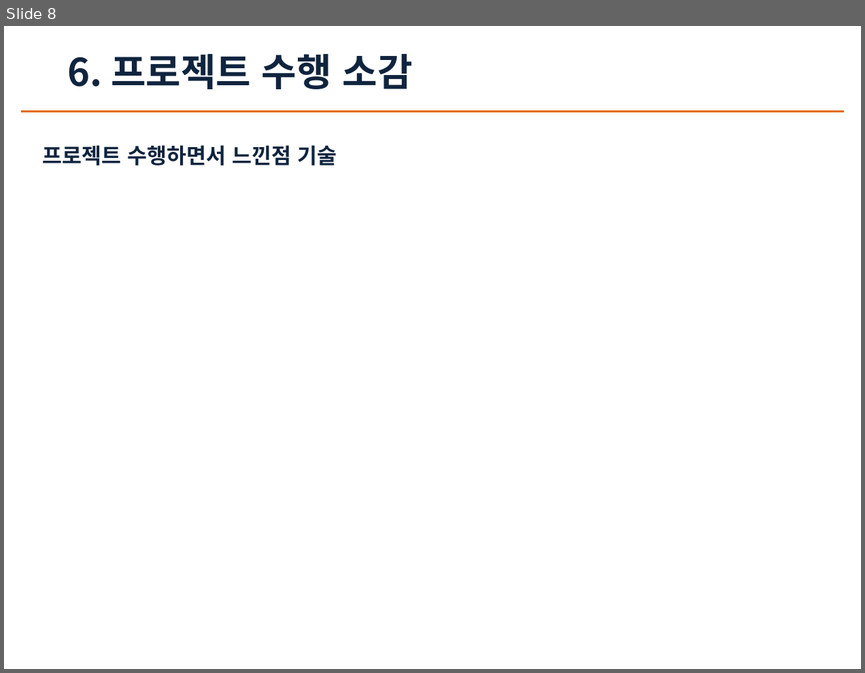
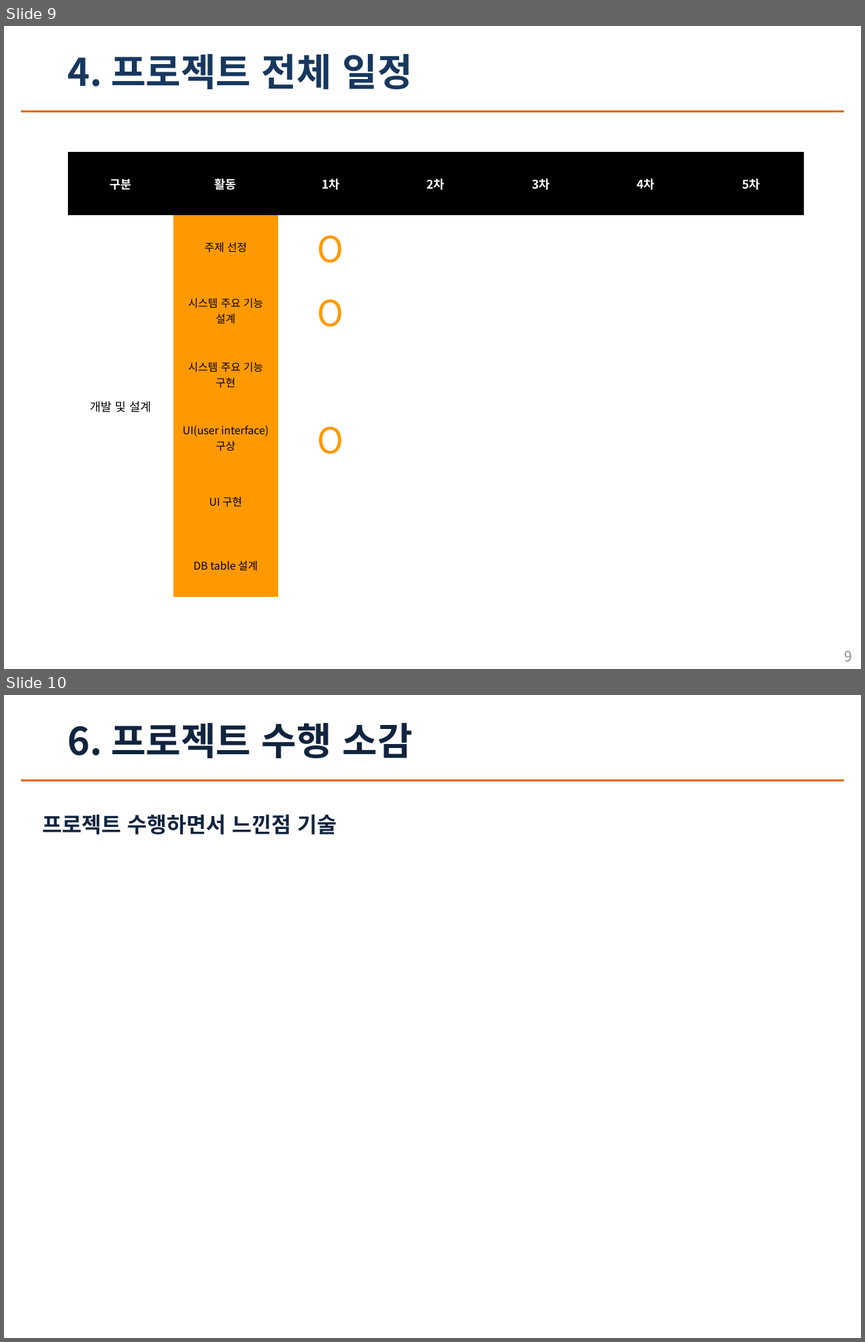
Before and after one commit to Hong-lol/sever11team, a slide deck: 서버프로그래밍11팀.pptx. Shown one above the other, each under a label of ours: slide 8 before the commit, slides 9 and 10 after it. The pictures are 865x673 and 865x1342 pixels, drawn with LibreOffice and Linux fonts; fonts in the diff are those of the drawing. Boxes give left, top, right and bottom in pixels: in the first picture for what was removed or moved away, otherwise in the second. Text is boxed around its words. In the diff, an @@ line names an element or a change of style, - is before the commit and + after.

```diff
--- a/서버프로그래밍11팀.pptx
+++ b/서버프로그래밍11팀.pptx
@@ slide 9 added at [4,26,861,669], background #FFFFFF @@
@@ text added at [67,54,413,89], 32 pt, text #17375E, bold @@
+4. 프로젝트 전체 일정
@@ line added from (21, 111) to (844, 111), #E46C0A 1.5 pt @@
@@ table added at [68,152,806,597], 7 rows, 7 columns @@
+구분 | 활동 | 1차 | 2차 | 3차 | 4차 | 5차
+개발 및 설계 | 주제 선정 | O |  |  |  | 
+ | 시스템 주요 기능 설계 | O |  |  |  | 
+ | 시스템 주요 기능 구현 |  |  |  |  | 
+ | UI(user interface) / 구상 | O |  |  |  | 
+ | UI 구현 |  |  |  |  | 
+ | DB table 설계 |  |  |  |  | 
@@ page number added at [844,650,853,661], 12 pt, text #8C8C8C @@
+9
@@ what was slide 8 is now slide 10 @@
```
Also in this commit, not shown: 5 slides changed, 3 other slides added, 2 slides removed, 9 other files.
